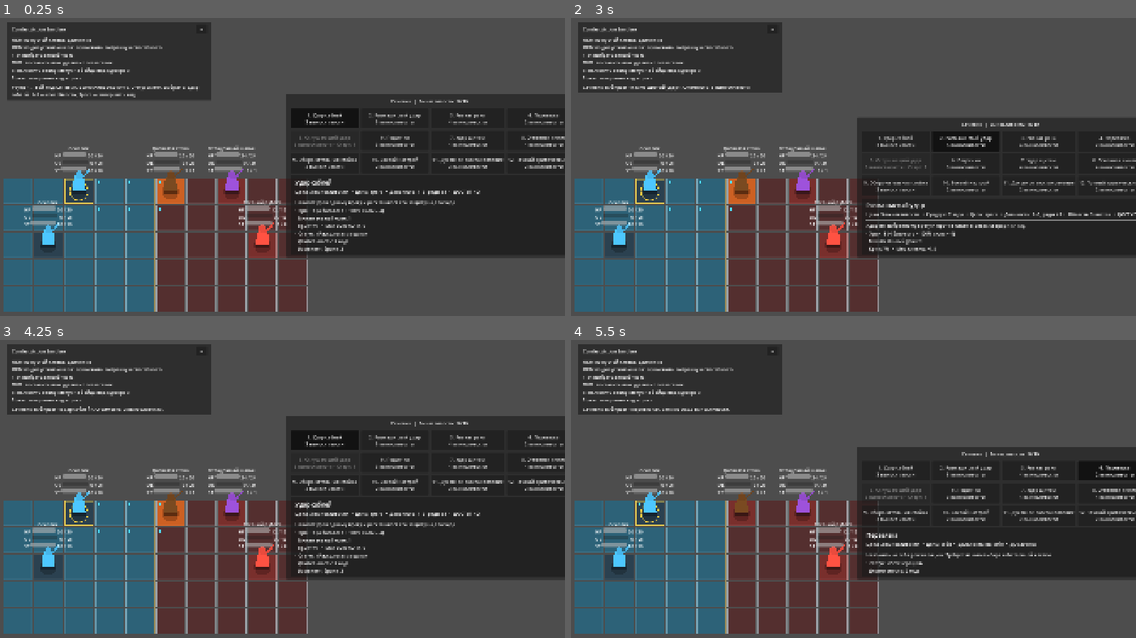
Above: before the commit, frames 1-4 (two rows, left to right).
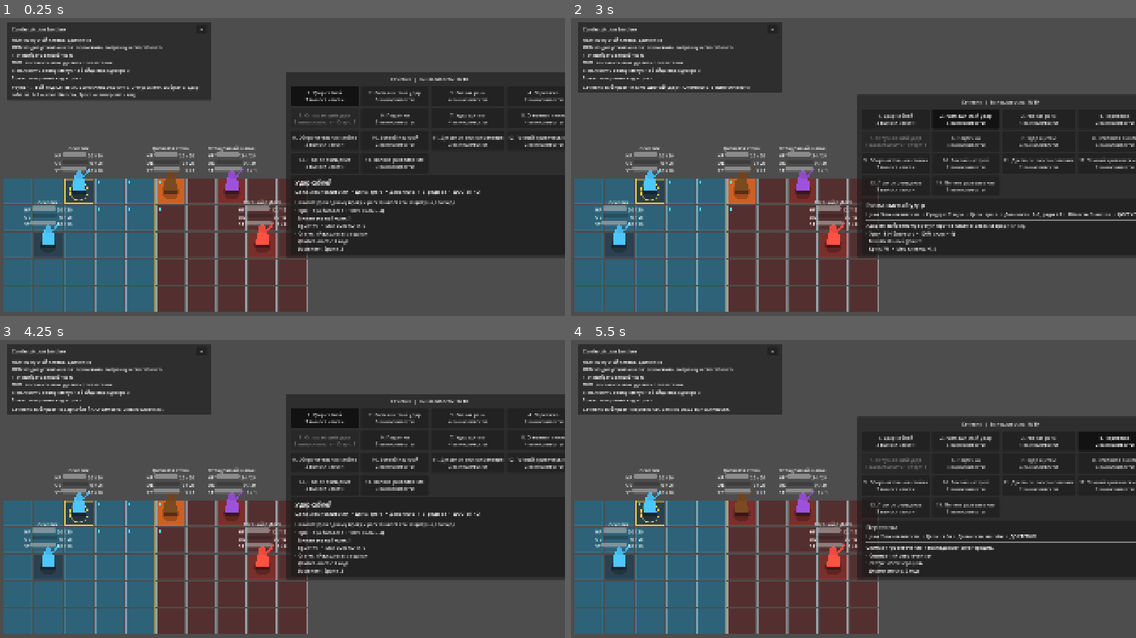
Above: after the commit, the same moments.

Repository: DanilNikolin/kleynod-steppe-frontier
Game: Godot game, scene res://scenes/debug/battle_grid_sandbox.tscn
Same seed, same stepped clock (60 frames per second), same inputs: the game is played once before the commit and once after it. The project has no main scene, so this scene is started directly.
Inputs:
- Up to frame 1 (0.25 s): no input
- Up to frame 2 (3 s): click "−" at 0.5 s; click "+" at 1.25 s; click "1. Удар саблей 3 выносливости" at 2 s; click "2. Размашистый удар 5 выносли…" at 2.75 s
- Up to frame 3 (4.25 s): click "1. Удар саблей 3 выносливости" at 3.5 s
- Up to frame 4 (5.5 s): click "3. Рваная рана 4 выносливости" at 4.25 s; click "4. Перевязка 2 выносливости" at 5 s

The runs differ from the first frame. In frame 1, 5.4% of the frame differs, in the area x 50-100%, y 18-51%; in frame 2, 5.5%; in frame 3, 5.4%; in frame 4, 8.7%, in the area x 50-100%, y 25-74%.

Commit message:
feat(battle-statuses): add deterministic cleanse and dispel effects
- add data-driven status removal effect

- remove specific listed statuses

- remove all statuses matching a tag

- remove all harmful or beneficial statuses

- remove all stacks of every matching status

- treat empty removal results as successful actions

- support status removal in action previews

- display exact removed statuses in ability cards and battle logs

- update bandage to remove bleeding and grant regeneration

- add full cleanse and full dispel debug abilities

Diff:
--- a/content/abilities/debug/debug_bandage.tres
+++ b/content/abilities/debug/debug_bandage.tres
@@ -4,11 +4,19 @@
 [ext_resource type="Script" uid="uid://36m0bduhwx85" path="res://core/battle/targeting/ability_targeting_definition.gd" id="2_targeting"]
 [ext_resource type="Script" uid="uid://uc2c7co5a0a2" path="res://core/battle/effects/battle_effect.gd" id="3_effect"]
 [ext_resource type="Script" uid="uid://bnwv71blsmx3l" path="res://core/battle/effects/apply_status_effect.gd" id="4_apply_status"]
-[ext_resource type="Resource" uid="uid://cgmel2oj0ewfe" path="res://content/statuses/debug/debug_regeneration.tres" id="5_regeneration"]
+[ext_resource type="Script" uid="uid://dk3kmdoe3mr7r" path="res://core/battle/effects/remove_status_effect.gd" id="5_remove_status"]
+[ext_resource type="Script" uid="uid://cov0ro3x5ptfd" path="res://core/battle/statuses/battle_status_definition.gd" id="6_status_type"]
+[ext_resource type="Resource" uid="uid://blpdtthp366w6" path="res://content/statuses/debug/debug_bleeding.tres" id="7_bleeding"]
+[ext_resource type="Resource" uid="uid://cgmel2oj0ewfe" path="res://content/statuses/debug/debug_regeneration.tres" id="8_regeneration"]
+
+[sub_resource type="Resource" id="Resource_bandage_remove_bleeding"]
+script = ExtResource("5_remove_status")
+specific_statuses = Array[ExtResource("6_status_type")]([ExtResource("7_bleeding")])
+effect_id = &"effect_bandage_remove_bleeding"
 
 [sub_resource type="Resource" id="Resource_bandage_regeneration"]
 script = ExtResource("4_apply_status")
-status_definition = ExtResource("5_regeneration")
+status_definition = ExtResource("8_regeneration")
 effect_id = &"effect_bandage_regeneration"
 
 [sub_resource type="Resource" id="Resource_bandage_targeting"]
@@ -21,7 +29,7 @@
 script = ExtResource("1_ability")
 ability_id = &"ability_bandage"
 display_name = "Перевязка"
-description = "Наложить на себя регенерацию. Требует явного выбора собственной клетки."
+description = "Снимает кровотечение и накладывает регенерацию."
 stamina_cost = 2
 targeting = SubResource("Resource_bandage_targeting")
-effects = Array[ExtResource("3_effect")]([SubResource("Resource_bandage_regeneration")])
+effects = Array[ExtResource("3_effect")]([SubResource("Resource_bandage_remove_bleeding"), SubResource("Resource_bandage_regeneration")])
--- /dev/null
+++ b/content/abilities/debug/debug_full_cleanse.tres
@@ -0,0 +1,27 @@
+[gd_resource type="Resource" script_class="AbilityDefinition" format=3 uid="uid://cbid6i3pu34gm"]
+
+[ext_resource type="Script" uid="uid://dkivlbn8e06qo" path="res://core/battle/abilities/ability_definition.gd" id="1_ability"]
+[ext_resource type="Script" uid="uid://36m0bduhwx85" path="res://core/battle/targeting/ability_targeting_definition.gd" id="2_targeting"]
+[ext_resource type="Script" uid="uid://cov0ro3x5ptfd" path="res://core/battle/statuses/battle_status_definition.gd" id="3_bptql"]
+[ext_resource type="Script" uid="uid://uc2c7co5a0a2" path="res://core/battle/effects/battle_effect.gd" id="3_effect"]
+[ext_resource type="Script" uid="uid://dk3kmdoe3mr7r" path="res://core/battle/effects/remove_status_effect.gd" id="4_remove_status"]
+
+[sub_resource type="Resource" id="Resource_full_cleanse_effect"]
+script = ExtResource("4_remove_status")
+filter_mode = 2
+effect_id = &"effect_full_cleanse"
+
+[sub_resource type="Resource" id="Resource_full_cleanse_targeting"]
+script = ExtResource("2_targeting")
+aim_relation_mask = 1
+aim_offsets = Array[Vector2i]([Vector2i(0, 0)])
+affected_relation_mask = 1
+
+[resource]
+script = ExtResource("1_ability")
+ability_id = &"ability_full_cleanse"
+display_name = "Полное очищение"
+description = "Снимает с бойца все вредные статусы."
+stamina_cost = 3
+targeting = SubResource("Resource_full_cleanse_targeting")
+effects = Array[ExtResource("3_effect")]([SubResource("Resource_full_cleanse_effect")])
--- /dev/null
+++ b/content/abilities/debug/debug_full_dispel.tres
@@ -0,0 +1,25 @@
+[gd_resource type="Resource" script_class="AbilityDefinition" format=3 uid="uid://3yi4sm4yeoom"]
+
+[ext_resource type="Script" uid="uid://dkivlbn8e06qo" path="res://core/battle/abilities/ability_definition.gd" id="1_ability"]
+[ext_resource type="Script" uid="uid://36m0bduhwx85" path="res://core/battle/targeting/ability_targeting_definition.gd" id="2_targeting"]
+[ext_resource type="Script" uid="uid://cov0ro3x5ptfd" path="res://core/battle/statuses/battle_status_definition.gd" id="3_80ovt"]
+[ext_resource type="Script" uid="uid://uc2c7co5a0a2" path="res://core/battle/effects/battle_effect.gd" id="3_effect"]
+[ext_resource type="Script" uid="uid://dk3kmdoe3mr7r" path="res://core/battle/effects/remove_status_effect.gd" id="4_remove_status"]
+
+[sub_resource type="Resource" id="Resource_full_dispel_effect"]
+script = ExtResource("4_remove_status")
+filter_mode = 3
+effect_id = &"effect_full_dispel"
+
+[sub_resource type="Resource" id="Resource_full_dispel_targeting"]
+script = ExtResource("2_targeting")
+aim_offsets = Array[Vector2i]([Vector2i(1, -1), Vector2i(2, -1), Vector2i(3, -1), Vector2i(1, 0), Vector2i(2, 0), Vector2i(3, 0), Vector2i(1, 1), Vector2i(2, 1), Vector2i(3, 1)])
+
+[resource]
+script = ExtResource("1_ability")
+ability_id = &"ability_full_dispel"
+display_name = "Полное развеивание"
+description = "Снимает с врага все полезные статусы."
+stamina_cost = 3
+targeting = SubResource("Resource_full_dispel_targeting")
+effects = Array[ExtResource("3_effect")]([SubResource("Resource_full_dispel_effect")])
--- a/content/loadouts/debug/debug_sechevik_loadout.tres
+++ b/content/loadouts/debug/debug_sechevik_loadout.tres
@@ -14,10 +14,12 @@
 [ext_resource type="Resource" uid="uid://bs8deir7raav6" path="res://content/abilities/debug/debug_battle_focus.tres" id="12_focus"]
 [ext_resource type="Resource" uid="uid://bnk0vuvlj8iqp" path="res://content/abilities/debug/debug_spirit_mend.tres" id="13_mend"]
 [ext_resource type="Resource" uid="uid://ce2emj47r03" path="res://content/abilities/debug/debug_guaranteed_critical.tres" id="14_critical"]
+[ext_resource type="Resource" uid="uid://cbid6i3pu34gm" path="res://content/abilities/debug/debug_full_cleanse.tres" id="15_cleanse"]
+[ext_resource type="Resource" uid="uid://3yi4sm4yeoom" path="res://content/abilities/debug/debug_full_dispel.tres" id="16_dispel"]
 
 [resource]
 script = ExtResource("1_loadout")
 loadout_id = &"loadout_debug_sechevik"
 display_name = "Сечевик с боевым набором"
 default_ability_id = &"ability_sabre_slash"
-abilities = Array[ExtResource("2_ability")]([ExtResource("3_ …(257 unchanged characters)… e("13_mend"), ExtResource("14_critical")])
+abilities = Array[ExtResource("2_ability")]([ExtResource("3_ …(257 unchanged characters)… e("13_mend"), ExtResource("14_critical"), ExtResource("15_cleanse"), ExtResource("16_dispel")])
--- a/core/battle/actions/battle_effect_result.gd
+++ b/core/battle/actions/battle_effect_result.gd
@@ -93,6 +93,11 @@
 ## Конкретный status_id либо совпавший тег.
 var status_immunity_value: StringName = &""
 
+## Статусы, реально снятые RemoveStatusEffect.
+var removed_status_ids: Array[StringName] = []
+
+var removed_status_display_names: PackedStringArray = []
+
 var status_was_added: bool = false
 
 var previous_status_stack_count: int = 0
--- a/core/battle/combatants/combatant_state.gd
+++ b/core/battle/combatants/combatant_state.gd
@@ -703,6 +703,71 @@
 			reason
 		)
 
+func get_status_ids_matching_removal(
+	effect: RemoveStatusEffect
+) -> Array[StringName]:
+	var result: Array[StringName] = []
+
+	if effect == null:
+		return result
+
+	for status in get_active_statuses():
+		if (
+			status == null
+			or status.definition == null
+		):
+			continue
+
+		if not effect.matches_status_definition(
+			status.definition
+		):
+			continue
+
+		result.append(
+			status.status_id
+		)
+
+	result.sort_custom(
+		Callable(
+			self,
+			"_is_status_id_before"
+		)
+	)
+
+	return result
+
+
+func remove_statuses_matching(
+	effect: RemoveStatusEffect,
+	reason: StringName = &"removed_by_effect"
+) -> Array[BattleStatusInstance]:
+	var removed_statuses: Array[BattleStatusInstance] = []
+
+	var matching_status_ids := (
+		get_status_ids_matching_removal(
+			effect
+		)
+	)
+
+	for status_id in matching_status_ids:
+		var status := get_status(
+			status_id
+		)
+
+		if status == null:
+			continue
+
+		if not remove_status(
+			status_id,
+			reason
+		):
+			continue
+
+		removed_statuses.append(
+			status
+		)
+
+	return removed_statuses
 
 func advance_statuses_after_owner_turn() -> Array[StringName]:
 	var expired_status_ids: Array[StringName] = []
--- a/core/battle/effects/effect_resolver.gd
+++ b/core/battle/effects/effect_resolver.gd
@@ -49,6 +49,7 @@
 		or effect is HealEffect
 		or effect is GrantGuardEffect
 		or effect is ApplyStatusEffect
+		or effect is RemoveStatusEffect
 		or effect is ForcedMovementEffect
 	)
 
@@ -115,6 +116,12 @@
 			target
 		)
 
+	if effect is RemoveStatusEffect:
+		return _resolve_remove_status(
+			effect as RemoveStatusEffect,
+			source,
+			target
+		)
 	if effect is ForcedMovementEffect:
 		return _resolve_forced_movement(
 			effect as ForcedMovementEffect,
@@ -504,6 +511,57 @@
 
 	return result
 
+
+func _resolve_remove_status(
+	effect: RemoveStatusEffect,
+	source: CombatantState,
+	target: CombatantState
+) -> BattleEffectResult:
+	var result := BattleEffectResult.new()
+
+	result.effect_id = effect.effect_id
+	result.effect_kind = &"remove_status"
+
+	result.source_id = source.instance_id
+	result.target_id = target.instance_id
+
+	result.previous_target_effective_armor = (
+		target.get_effective_armor()
+	)
+
+	var removed_statuses := (
+		target.remove_statuses_matching(
+			effect,
+			&"removed_by_effect"
+		)
+	)
+
+	for removed_status in removed_statuses:
+		if (
+			removed_status == null
+			or removed_status.definition == null
+		):
+			continue
+
+		result.removed_status_ids.append(
+			removed_status.status_id
+		)
+
+		result.removed_status_display_names.append(
+			removed_status.definition.display_name
+		)
+
+	result.applied_amount = (
+		result.removed_status_ids.size()
+	)
+
+	result.current_target_effective_armor = (
+		target.get_effective_armor()
+	)
+
+	result.is_successful = true
+	return result
+
 func _resolve_forced_movement(
 	effect: ForcedMovementEffect,
 	source: CombatantState,
--- /dev/null
+++ b/core/battle/effects/remove_status_effect.gd
@@ -0,0 +1,140 @@
+@tool
+class_name RemoveStatusEffect
+extends BattleEffect
+
+
+enum FilterMode {
+	SPECIFIC_STATUSES,
+	STATUS_TAG,
+	ALL_HARMFUL,
+	ALL_BENEFICIAL,
+}
+
+
+@export_group("Status Removal")
+
+@export
+var filter_mode: FilterMode = (
+	FilterMode.SPECIFIC_STATUSES
+)
+
+## В этом режиме снимаются все перечисленные статусы,
+## которые сейчас присутствуют на цели.
+@export
+var specific_statuses: Array[BattleStatusDefinition] = []
+
+## В этом режиме снимаются все статусы,
+## содержащие указанный тег.
+@export
+var status_tag: StringName = &""
+
+
+func matches_status_definition(
+	status_definition: BattleStatusDefinition
+) -> bool:
+	if status_definition == null:
+		return false
+
+	match filter_mode:
+		FilterMode.SPECIFIC_STATUSES:
+			for specific_status in specific_statuses:
+				if specific_status == null:
+					continue
+
+				if (
+					specific_status.status_id
+					== status_definition.status_id
+				):
+					return true
+
+			return false
+
+		FilterMode.STATUS_TAG:
+			return status_definition.has_tag(
+				status_tag
+			)
+
+		FilterMode.ALL_HARMFUL:
+			return (
+				status_definition.polarity
+				== BattleStatusDefinition
+					.Polarity.HARMFUL
+			)
+
+		FilterMode.ALL_BENEFICIAL:
+			return (
+				status_definition.polarity
+				== BattleStatusDefinition
+					.Polarity.BENEFICIAL
+			)
+
+	return false
+
+
+func get_validation_errors() -> PackedStringArray:
+	var errors := super.get_validation_errors()
+
+	match filter_mode:
+		FilterMode.SPECIFIC_STATUSES:
+			if specific_statuses.is_empty():
+				errors.append(
+					"Specific status removal requires "
+					+"at least one status definition."
+				)
+
+			var used_status_ids: Dictionary = {}
+
+			for status_index in range(
+				specific_statuses.size()
+			):
+				var status_definition := (
+					specific_statuses[
+						status_index
+					]
+				)
+
+				if status_definition == null:
+					errors.append(
+						"Specific status at index %d is null."
+						% status_index
+					)
+
+					continue
+
+				if not status_definition.is_valid_definition():
+					errors.append(
+						"Specific status at index %d "
+						% status_index
+						+"is invalid."
+					)
+
+					continue
+
+				if used_status_ids.has(
+					status_definition.status_id
+				):
+					errors.append(
+						"Specific status '%s' is duplicated."
+						% status_definition.status_id
+					)
+
+					continue
+
+				used_status_ids[
+					status_definition.status_id
+				] = true
+
+		FilterMode.STATUS_TAG:
+			if status_tag == &"":
+				errors.append(
+					"Status tag removal requires "
+					+"a non-empty tag."
+				)
+
+		FilterMode.ALL_HARMFUL:
+			pass
+
+		FilterMode.ALL_BENEFICIAL:
+			pass
+
+	return errors
--- a/core/battle/previews/battle_action_preview_service.gd
+++ b/core/battle/previews/battle_action_preview_service.gd
@@ -393,6 +393,13 @@
 			target
 		)
 
+	if effect is RemoveStatusEffect:
+		return _preview_remove_status(
+			effect as RemoveStatusEffect,
+			source,
+			target
+		)
+
 	if effect is ForcedMovementEffect:
 		return _preview_forced_movement(
 			effect as ForcedMovementEffect,
@@ -813,6 +820,66 @@
 	result.is_successful = true
 	return result
 
+
+func _preview_remove_status(
+	effect: RemoveStatusEffect,
+	source: BattlePreviewCombatantState,
+	target: BattlePreviewCombatantState
+) -> BattleEffectResult:
+	var result := BattleEffectResult.new()
+
+	result.effect_id = effect.effect_id
+	result.effect_kind = &"remove_status"
+
+	result.source_id = source.instance_id
+	result.target_id = target.instance_id
+
+	result.previous_target_effective_armor = (
+		target.get_effective_armor()
+	)
+
+	var matching_status_ids := (
+		target.get_status_ids_matching_removal(
+			effect
+		)
+	)
+
+	for status_id in matching_status_ids:
+		var snapshot := target.get_status_snapshot(
+			status_id
+		)
+
+		var status_definition := (
+			snapshot.get(
+				"definition"
+			) as BattleStatusDefinition
+		)
+
+		if status_definition == null:
+			continue
+
+		result.removed_status_ids.append(
+			status_id
+		)
+
+		result.removed_status_display_names.append(
+			status_definition.display_name
+		)
+
+		target.remove_status_snapshot(
+			status_id
+		)
+
+	result.applied_amount = (
+		result.removed_status_ids.size()
+	)
+
+	result.current_target_effective_armor = (
+		target.get_effective_armor()
+	)
+
+	result.is_successful = true
+	return result
 
 func _preview_forced_movement(
 	effect: ForcedMovementEffect,
--- a/core/battle/previews/battle_preview_combatant_state.gd
+++ b/core/battle/previews/battle_preview_combatant_state.gd
@@ -195,6 +195,70 @@
 			status_definition
 		)
 	)
+
+func get_status_ids_matching_removal(
+	effect: RemoveStatusEffect
+) -> Array[StringName]:
+	var result: Array[StringName] = []
+
+	if effect == null:
+		return result
+
+	for value in _statuses_by_id.keys():
+		var status_id: StringName = value
+
+		var snapshot := get_status_snapshot(
+			status_id
+		)
+
+		var status_definition := (
+			snapshot.get(
+				"definition"
+			) as BattleStatusDefinition
+		)
+
+		if status_definition == null:
+			continue
+
+		if not effect.matches_status_definition(
+			status_definition
+		):
+			continue
+
+		result.append(
+			status_id
+		)
+
+	result.sort_custom(
+		Callable(
+			self,
+			"_is_status_id_before"
+		)
+	)
+
+	return result
+
+
+func remove_status_snapshot(
+	status_id: StringName
+) -> bool:
+	if not _statuses_by_id.has(
+		status_id
+	):
+		return false
+
+	_statuses_by_id.erase(
+		status_id
+	)
+
+	return true
+
+
+func _is_status_id_before(
+	first: StringName,
+	second: StringName
+) -> bool:
+	return String(first) < String(second)
 
 func apply_status_definition(
 	status_definition: BattleStatusDefinition
--- a/presentation/battle/abilities/battle_ability_presentation_builder.gd
+++ b/presentation/battle/abilities/battle_ability_presentation_builder.gd
@@ -104,6 +104,13 @@
 			lines.append(
 				_build_status_effect_text(
 					effect as ApplyStatusEffect
+				)
+			)
+
+		elif effect is RemoveStatusEffect:
+			lines.append(
+				_build_remove_status_effect_text(
+					effect as RemoveStatusEffect
 				)
 			)
 
@@ -395,6 +402,51 @@
 	return text
 
 
+static func _build_remove_status_effect_text(
+	effect: RemoveStatusEffect
+) -> String:
+	match effect.filter_mode:
+		RemoveStatusEffect.FilterMode.SPECIFIC_STATUSES:
+			var status_parts := PackedStringArray()
+
+			for status_definition in (
+				effect.specific_statuses
+			):
+				if status_definition == null:
+					continue
+
+				status_parts.append(
+					"«%s»"
+					% status_definition.display_name
+				)
+
+			if status_parts.is_empty():
+				return (
+					"• Снимает конкретные статусы"
+				)
+
+			return (
+				"• Снимает: %s"
+				% ", ".join(
+					status_parts
+				)
+			)
+
+		RemoveStatusEffect.FilterMode.STATUS_TAG:
+			return (
+				"• Снимает все статусы "
+				+"категории «%s»"
+				% effect.status_tag
+			)
+
+		RemoveStatusEffect.FilterMode.ALL_HARMFUL:
+			return "• Снимает все вредные статусы"
+
+		RemoveStatusEffect.FilterMode.ALL_BENEFICIAL:
+			return "• Снимает все полезные статусы"
+
+	return "• Снимает статусы"
+
 static func _build_aim_target_text(
 	targeting: AbilityTargetingDefinition
 ) -> String:
--- a/presentation/battle/previews/battle_action_preview_formatter.gd
+++ b/presentation/battle/previews/battle_action_preview_formatter.gd
@@ -27,6 +27,11 @@
 	)
 
 	_append_status_lines(
+		lines,
+		preview.normal_effect_results
+	)
+
+	_append_removed_status_lines(
 		lines,
 		preview.normal_effect_results
 	)
@@ -253,6 +258,47 @@
 				]
 			)
 
+
+static func _append_removed_status_lines(
+	lines: PackedStringArray,
+	effect_results: Array[BattleEffectResult]
+) -> void:
+	for effect_result in effect_results:
+		if (
+			effect_result == null
+			or effect_result.effect_kind
+				!= &"remove_status"
+		):
+			continue
+
+		if (
+			effect_result
+			.removed_status_display_names
+			.is_empty()
+		):
+			lines.append(
+				"Снятие: подходящих статусов нет"
+			)
+
+			continue
+
+		var status_parts := PackedStringArray()
+
+		for status_name in (
+			effect_result
+			.removed_status_display_names
+		):
+			status_parts.append(
+				"«%s»"
+				% status_name
+			)
+
+		lines.append(
+			"Снимет: %s"
+			% ", ".join(
+				status_parts
+			)
+		)
 
 static func _append_movement_lines(
 	lines: PackedStringArray,
--- a/scenes/debug/presentation/battle_debug_log_presenter.gd
+++ b/scenes/debug/presentation/battle_debug_log_presenter.gd
@@ -348,6 +348,11 @@
 
 			&"apply_status":
 				_append_status_result(
+					effect_result
+				)
+
+			&"remove_status":
+				_append_remove_status_result(
 					effect_result
 				)
 
@@ -647,6 +652,79 @@
 		message
 	)
 
+func _append_remove_status_result(
+	effect_result: BattleEffectResult
+) -> void:
+	var target := session.get_combatant(
+		effect_result.target_id
+	)
+
+	var target_name := String(
+		effect_result.target_id
+	)
+
+	if (
+		target != null
+		and target.definition != null
+	):
+		target_name = (
+			target.definition.display_name
+		)
+
+	if (
+		effect_result
+		.removed_status_display_names
+		.is_empty()
+	):
+		push_battle_log(
+			"%s: подходящих статусов для снятия нет."
+			% target_name
+		)
+
+		return
+
+	var status_parts := PackedStringArray()
+
+	for status_name in (
+		effect_result
+		.removed_status_display_names
+	):
+		status_parts.append(
+			"«%s»"
+			% status_name
+		)
+
+	var message := (
+		"%s: сняты статусы — %s."
+		% [
+			target_name,
+			", ".join(
+				status_parts
+			),
+		]
+	)
+
+	if (
+		effect_result
+			.previous_target_effective_armor
+		!= effect_result
+			.current_target_effective_armor
+	):
+		message += (
+			" Броня: %d → %d."
+			% [
+				effect_result
+					.previous_target_effective_armor,
+				effect_result
+					.current_target_effective_armor,
+			]
+		)
+
+	push_battle_log(
+		message
+	)
+
+
 func _append_forced_movement_result(
 	effect_result: BattleEffectResult
 ) -> void:
Not shown, added: core/battle/effects/remove_status_effect.gd.uid
Not shown, removed: godot_focused_context.md
